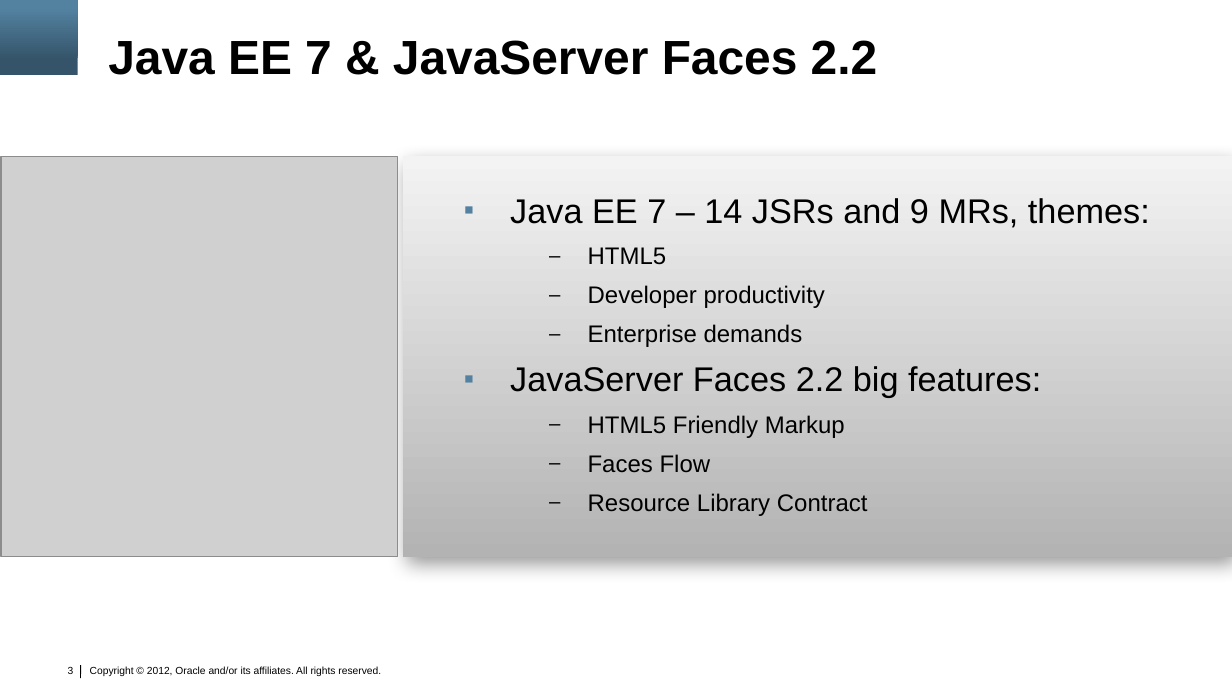
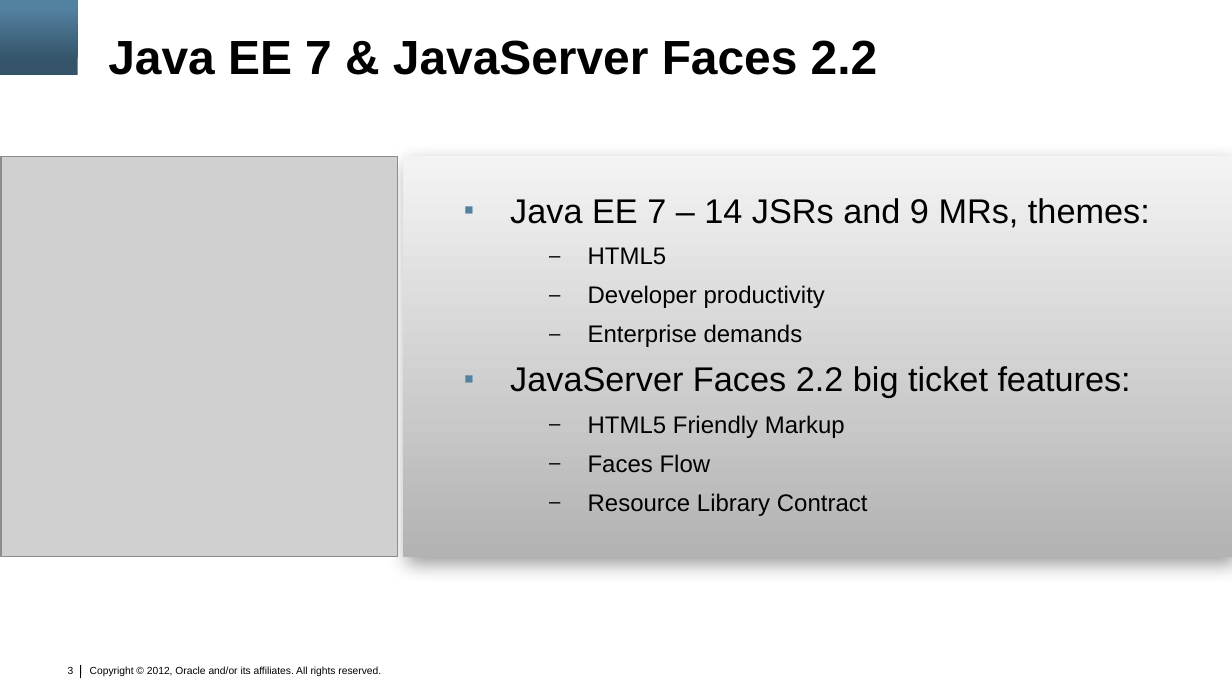
Before and after one commit to marfous/j1demo-pf, a slide deck: slide 3 of con3638.pptx. Drawn at 1232x693 pixels with LibreOffice and Linux fonts; fonts in the diff are those of the drawing; grey boxes stand for pictures; background and template pictures are left out. Boxes give left, top, right and bottom in pixels: in the first picture for what was removed or moved away, otherwise in the second. Text is boxed around its words. In the diff, an @@ line names an element or a change of style, - is before the commit and + after.

Commit message:
Updated text of tips Nr. 1, 2, 3

```diff
--- a/con3638.pptx
+++ b/con3638.pptx
@@ text at bbox=[510, 366, 1131, 398]: text changed @@
-▪ JavaServer Faces 2.2 big features:
+▪ JavaServer Faces 2.2 big ticket features:
```
Also in this commit, not shown: 4 other slides changed.
